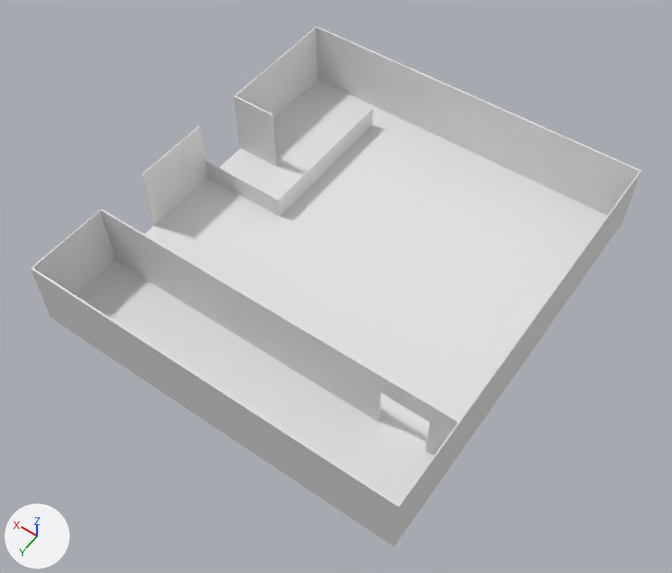
Before and after pictures for a commit that changed the FBX model Assets/walls_fixsize.fbx.
One viewpoint serves both versions: a 50 mm camera at (-11.2, 20.1, 29.2) aimed at (1.9, 1.8, 0.4). Arrows for +X, +Y and +Z are at lower left; the lights stay in place. Where no turn or scale is listed for an object, it has been applied to the vertices.

Names of what the first picture shows: 'Куб.004'.
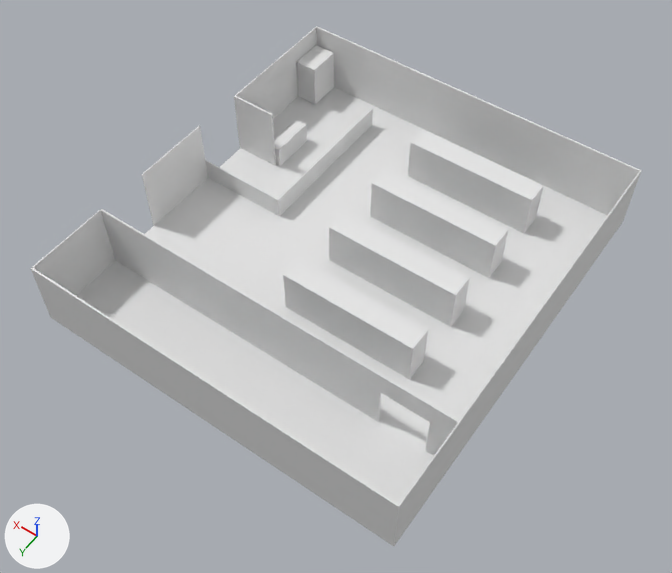
What differs and where, as boxes [x1, y1, x2, y2] in the pictures (672 x 573 px):
'Cube.006', added: after [283, 258, 428, 380]
'Cube.007', added: after [329, 212, 470, 327]
'Cube.008', added: after [370, 169, 508, 278]
'Cube.009', added: after [408, 129, 543, 233]
'Куб.001', added: after [297, 45, 334, 104]
'Куб', added: after [275, 120, 307, 166]

The edits, one by one:
Material 'Material' (mat_material) is new.
Its base color is (0.8, 0.8, 0.8) (white #e7e7e7).
Its roughness is 0.69.
Mesh me_куб is new.
It is a box spanning x -0.25..0.25, y -1.1..0.9, z -0.5..0.5.
Mesh me_куб_005 is new.
It is a box spanning x -0.5..0.5, y -0.75..0.75, z -1.0..1.0.
Mesh me_cube_007 is new.
It is a box spanning x -2.85..2.9, y -0.38..0.62, z 0.0..2.0.
It uses material mat_material (white #e7e7e7).
Object 'Куб' (ob_куб) is new; it shows me_куб.
Its location is (8.27, -3.37, 0.5).
Object 'Куб.001' (ob_куб_001) is new; it shows me_куб_005.
Its location is (9.63, -7.35, 1.09).
Object 'Cube.007' (ob_cube_007) is new; it shows me_cube_007.
Its location is (0.22, -0.01, 0.0).
Object 'Cube.008' (ob_cube_008) is new; it shows a copy of me_cube_007.
Its location is (0.22, -2.95, 0.0).
Object 'Cube.006' (ob_cube_006) is new; it shows a copy of me_cube_007.
Its location is (0.22, 2.91, 0.0).
Object 'Cube.009' (ob_cube_009) is new; it shows a copy of me_cube_007.
Its location is (0.22, -5.87, 0.0).
